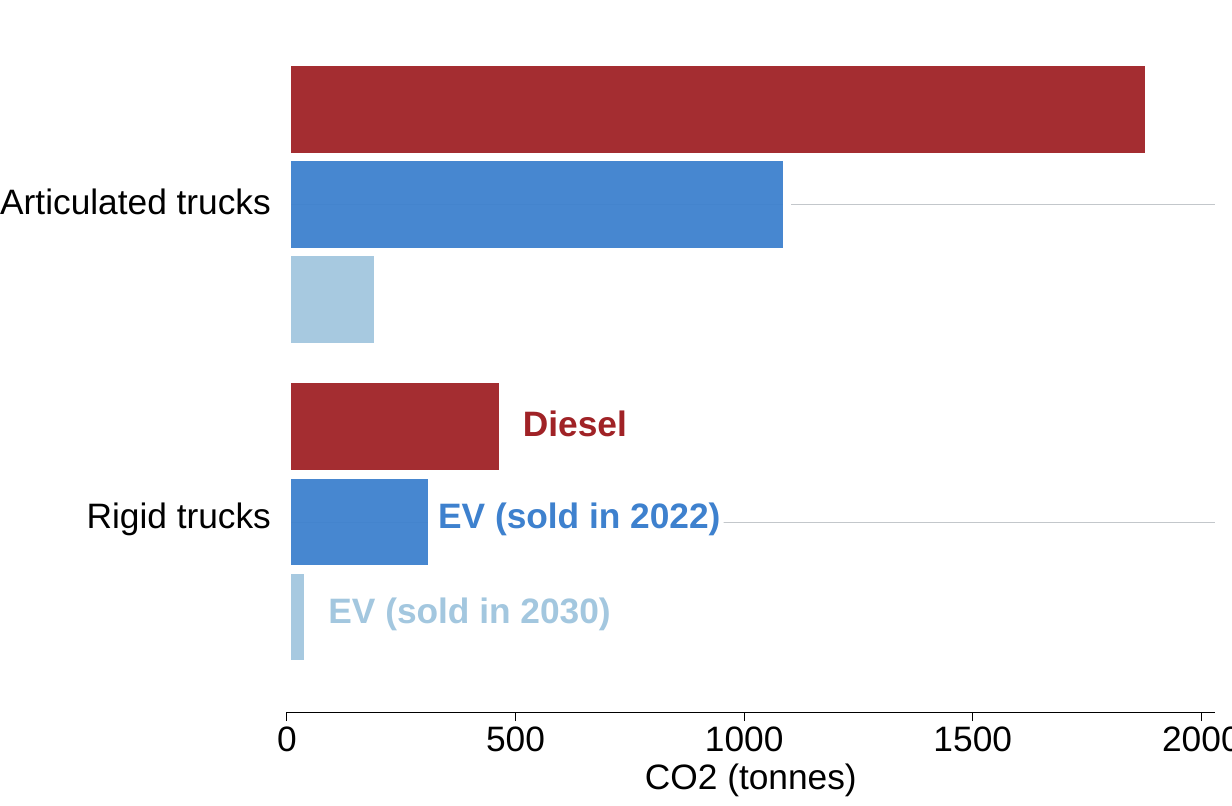
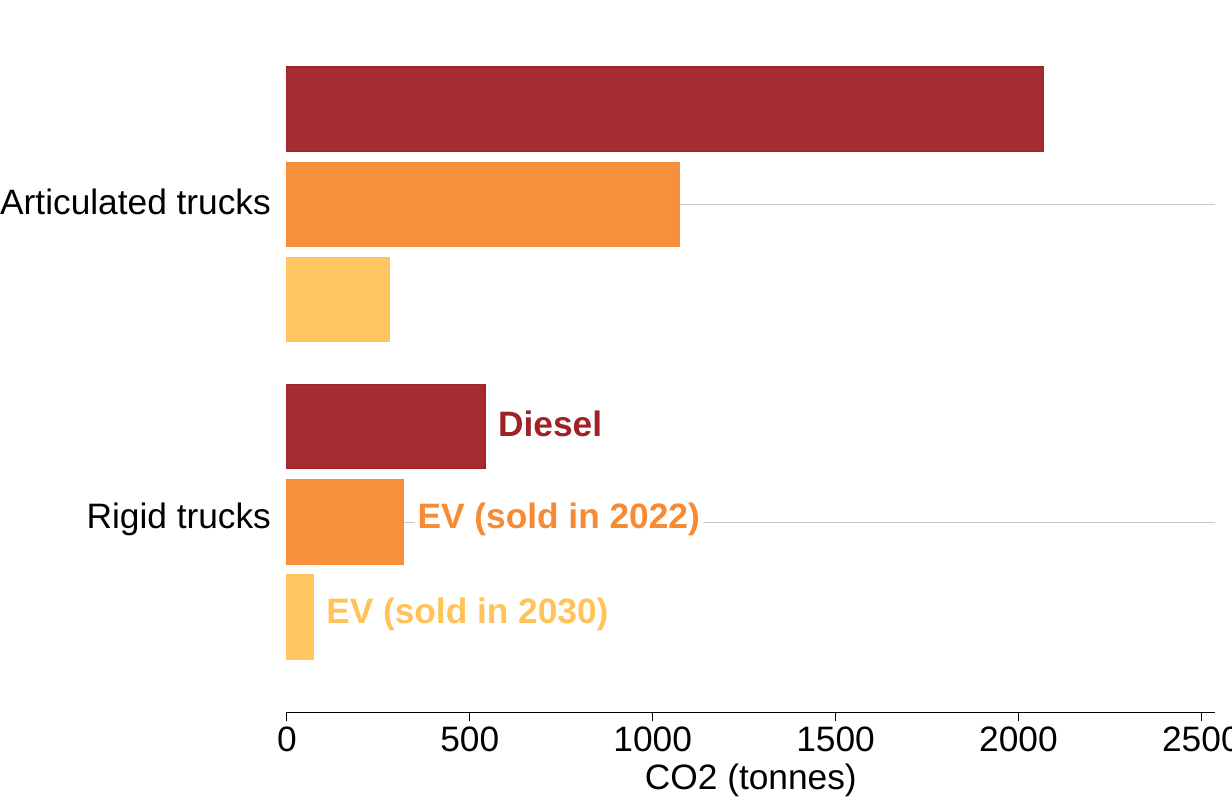
Before and after one commit to grattan/grattan-truck-model, a slide deck: slide 1 of atlas/co2_ev-vs-diesel/co2_ev-vs-diesel_normal/co2_ev-vs-diesel_normal_normal.pptx. Drawn at 1232x806 pixels with LibreOffice and Linux fonts; fonts in the diff are those of the drawing. Boxes give left, top, right and bottom in pixels: in the first picture for what was removed or moved away, otherwise in the second. Text is boxed around its words. In the diff, an @@ line names an element or a change of style, - is before the commit and + after.

```diff
--- a/atlas/co2_ev-vs-diesel/co2_ev-vs-diesel_normal/co2_ev-vs-diesel_normal_normal.pptx
+++ b/atlas/co2_ev-vs-diesel/co2_ev-vs-diesel_normal/co2_ev-vs-diesel_normal_normal.pptx
@@ rectangle at (287, 66, 1044, 151): outline #FFFFFF 4.27 pt to #A02226 0.56 pt @@
@@ rectangle: place and size @@
-rectangle at (287, 62, 1149, 157)
+rectangle at (287, 66, 1044, 151)
@@ rectangle at (287, 162, 680, 247): fill #3E81CE at 95% opacity to #F68B33 at 95% opacity; outline #FFFFFF 4.27 pt to #F68B33 0.56 pt @@
@@ rectangle: place and size @@
-rectangle at (287, 157, 787, 251)
+rectangle at (287, 162, 680, 247)
@@ rectangle: place and size @@
-rectangle at (287, 253, 377, 348)
+rectangle at (287, 257, 389, 342)
@@ rectangle at (287, 257, 389, 342): fill #A3C7DF at 95% opacity to #FFC35A at 95% opacity; outline #FFFFFF 4.27 pt to #FFC35A 0.56 pt @@
@@ rectangle: place and size @@
-rectangle at (287, 379, 503, 473)
+rectangle at (287, 384, 485, 469)
@@ rectangle at (287, 384, 485, 469): outline #FFFFFF 4.27 pt to #A02226 0.56 pt @@
@@ freeform shape: place and size @@
-freeform shape at (435, 507, 723, 538)
+freeform shape at (496, 411, 606, 442)
@@ text "Diesel": place and size @@
-text "Diesel" at (523, 410, 627, 437)
+text "Diesel" at (498, 410, 602, 437)
@@ rectangle: place and size @@
-rectangle at (287, 475, 432, 569)
+rectangle at (287, 480, 404, 565)
@@ rectangle at (287, 480, 404, 565): fill #3E81CE at 95% opacity to #F68B33 at 95% opacity; outline #FFFFFF 4.27 pt to #F68B33 0.56 pt @@
@@ freeform shape: place and size @@
-freeform shape at (520, 411, 630, 442)
+freeform shape at (415, 507, 704, 538)
@@ text "EV (sold in 2022)": place and size @@
-text "EV (sold in 2022)" at (438, 502, 720, 535)
+text "EV (sold in 2022)" at (418, 502, 700, 535)
@@ text "EV (sold in 2022)" at (418, 502, 700, 535): text colour #3E81CE to #F68B33 @@
@@ rectangle at (287, 575, 314, 660): fill #A3C7DF at 95% opacity to #FFC35A at 95% opacity; outline #FFFFFF 4.27 pt to #FFC35A 0.56 pt @@
@@ rectangle: place and size @@
-rectangle at (287, 569, 308, 664)
+rectangle at (287, 575, 314, 660)
@@ text "EV (sold in 2030)" at (326, 597, 608, 630): text colour #A3C7DF to #FFC35A @@
@@ freeform shape at (324, 602, 612, 633): outline redrawn @@
@@ freeform shape: place and size @@
-freeform shape at (516, 713, 516, 722)
+freeform shape at (470, 713, 470, 722)
@@ freeform shape: place and size @@
-freeform shape at (745, 713, 745, 722)
+freeform shape at (653, 713, 653, 722)
@@ freeform shape: place and size @@
-freeform shape at (973, 713, 973, 722)
+freeform shape at (836, 713, 836, 722)
@@ text "500": place and size @@
-text "500" at (486, 726, 545, 752)
+text "500" at (440, 726, 499, 752)
@@ text "1000": place and size @@
-text "1000" at (705, 726, 784, 752)
+text "1000" at (613, 726, 692, 752)
@@ text "1500": place and size @@
-text "1500" at (933, 726, 1012, 752)
+text "1500" at (796, 726, 875, 752)
@@ text "2000" rewrapped from (1162, 726, 1232, 752) to (979, 726, 1058, 752) @@
@@ text added at (1162, 726, 1232, 752), 18 pt, text #000000 @@
+2500
```
Also in this commit, not shown: 9 other files.
